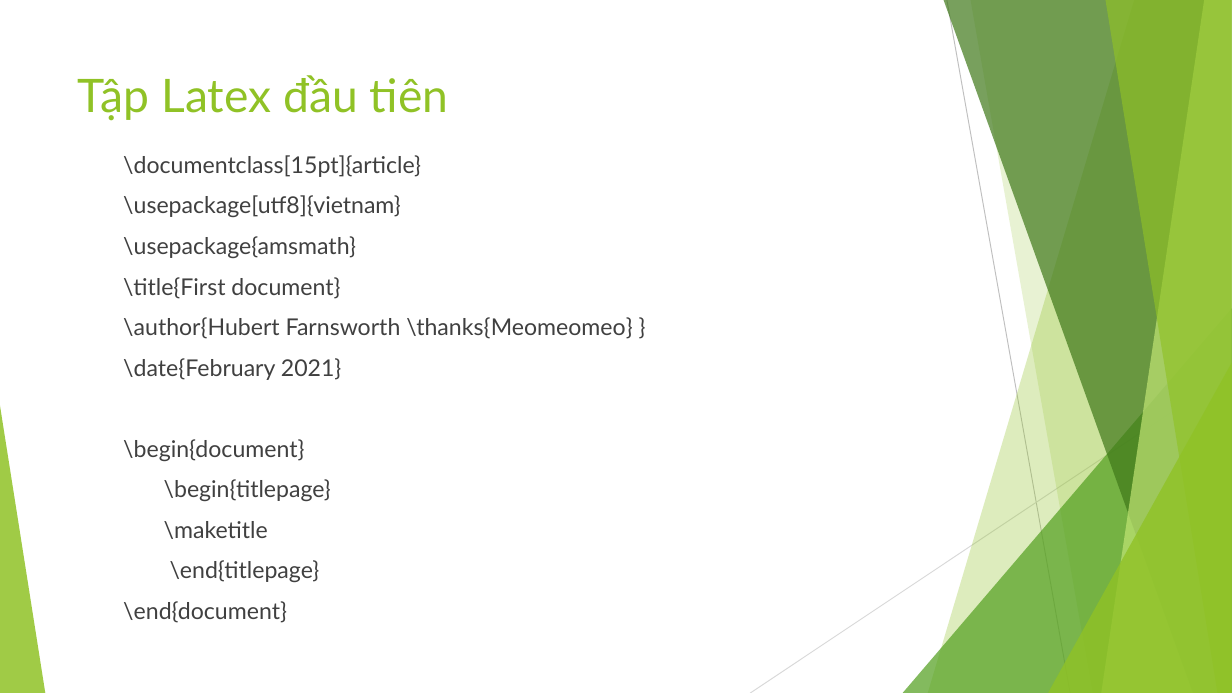
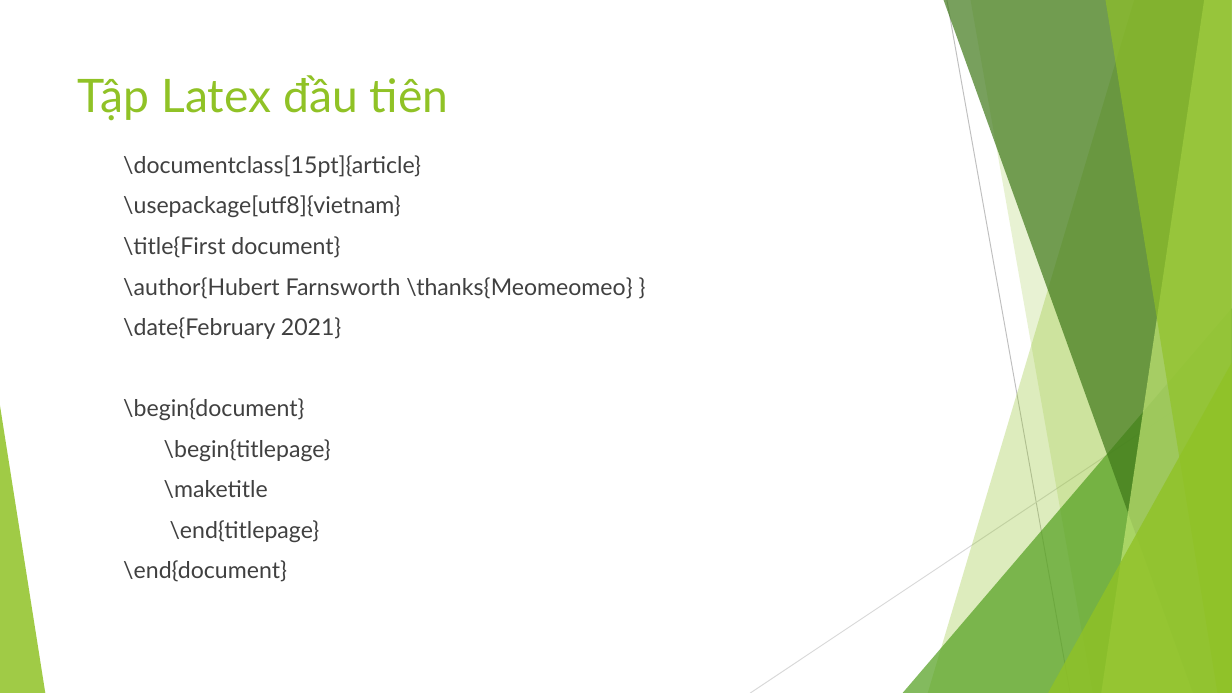
Before and after one commit to tientran0826/LaTeX, a slide deck: slide 22 of Bài 1/LATEX CƠ BẢN - Bài 1.pptx. Drawn at 1232x693 pixels with LibreOffice and Linux fonts; fonts in the diff are those of the drawing. Boxes give left, top, right and bottom in pixels: in the first picture for what was removed or moved away, otherwise in the second. Text is boxed around its words. In the diff, an @@ line names an element or a change of style, - is before the commit and + after.

```diff
--- a/Bài 1/LATEX CƠ BẢN - Bài 1.pptx
+++ b/Bài 1/LATEX CƠ BẢN - Bài 1.pptx
@@ text at bbox=[123, 236, 356, 258]: paragraph removed @@
-\usepackage{amsmath}
```
Also in this commit, not shown: 2 other slides changed.
